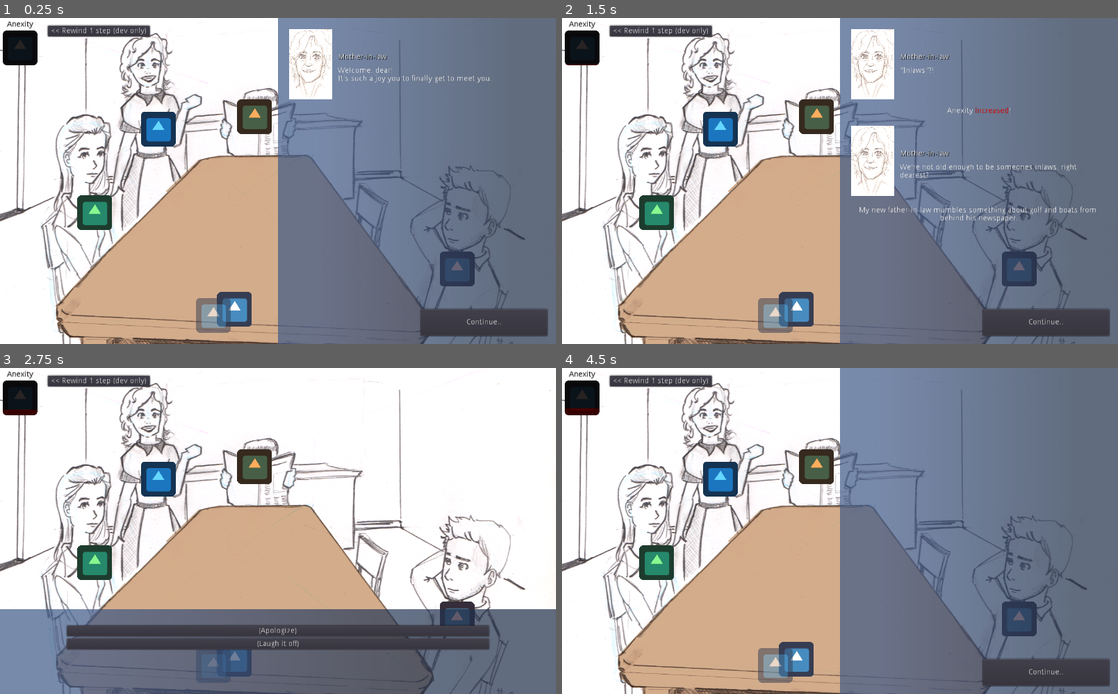
Above: before the commit, frames 1-4 (two rows, left to right).
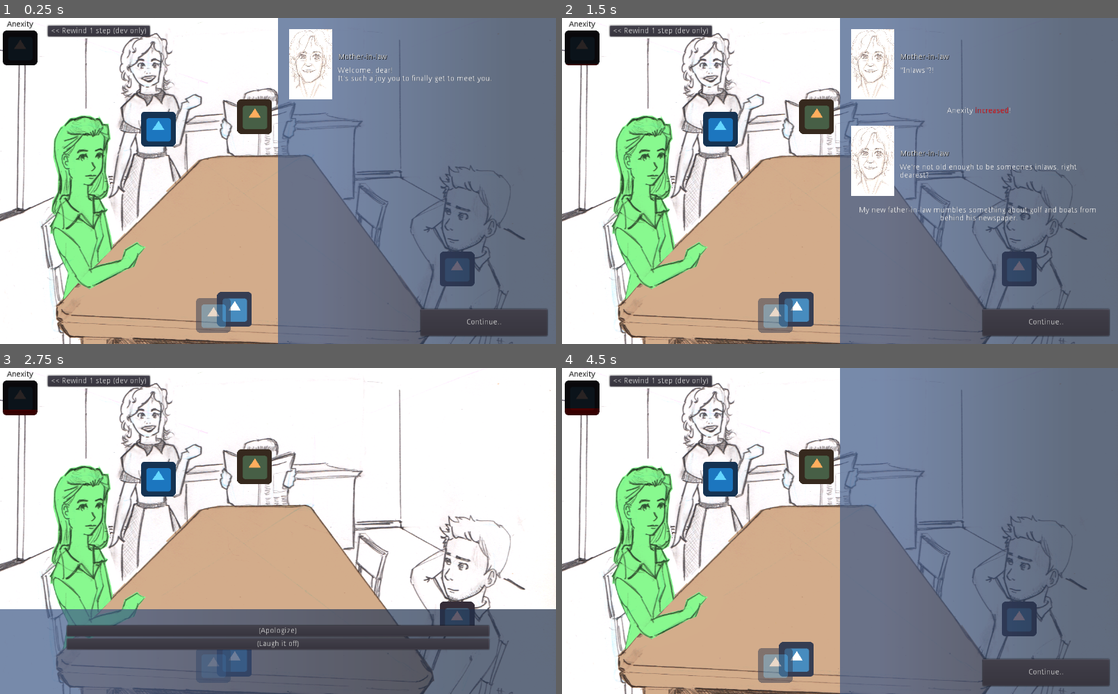
Above: after the commit, the same moments.

Repository: jordgubben/gw24-fam-andersson
Game: Godot game, scene res://FamilyDinner.tscn
Same seed, same stepped clock (60 frames per second), same inputs: the game is played once before the commit and once after it. The engine's default icon, where the game draws it, is replaced by a stand-in: a white triangle on a blue panel in a dark square.
Inputs:
- Up to frame 1 (0.25 s): no input
- Up to frame 2 (1.5 s): click "Continue.." at 0.5 s; click "It's great to finally meet my…" at 1.25 s
- Up to frame 3 (2.75 s): click "Continue.." at 2 s
- Up to frame 4 (4.5 s): click "(Apologize)" at 2.75 s; click "<< Rewind 1 step (dev only)" at 3.5 s; click "(Laugh it off)" at 4.25 s

The runs differ from the first frame. In frame 1, 5.3% of the frame differs, in the area x 8-27%, y 27-87%; in frame 2, 5.3%; in frame 3, 4.8%; in frame 4, 5.3%.

Commit message:
Cut out sisiter-in-law to a separate sprite

Diff:
--- a/FamilyDinner.tscn
+++ b/FamilyDinner.tscn
@@ -13,6 +13,7 @@
 [ext_resource path="res://ui/AnexityBar.tscn" type="PackedScene" id=11]
 [ext_resource path="res://FamilyDinner_bg.png" type="Texture" id=12]
 [ext_resource path="res://FamilyDinner_table.png" type="Texture" id=13]
+[ext_resource path="res://people/sil_sitting_in_dining_room.png" type="Texture" id=14]
 
 [sub_resource type="Animation" id=1]
 resource_name = "blackout_anim"
@@ -147,8 +148,9 @@
 
 [node name="sister-in-law" type="Sprite" parent="dining_room/occupants"]
 modulate = Color( 0.533333, 0.976471, 0.560784, 1 )
-position = Vector2( 174.51, 358.382 )
-texture = ExtResource( 4 )
+position = Vector2( 176.51, 346.382 )
+scale = Vector2( 0.85, 0.85 )
+texture = ExtResource( 14 )
 script = ExtResource( 5 )
 speaker_name = "Sister-in-law"
 speaker_portrait = ExtResource( 7 )
Not shown: 1 places in FamilyDinner.tscn that only renumber resources
Binary file changed: FamilyDinner_bg.png
Binary file added: people/sil_sitting_in_dining_room.png
Not shown, added: people/sil_sitting_in_dining_room.png.import
